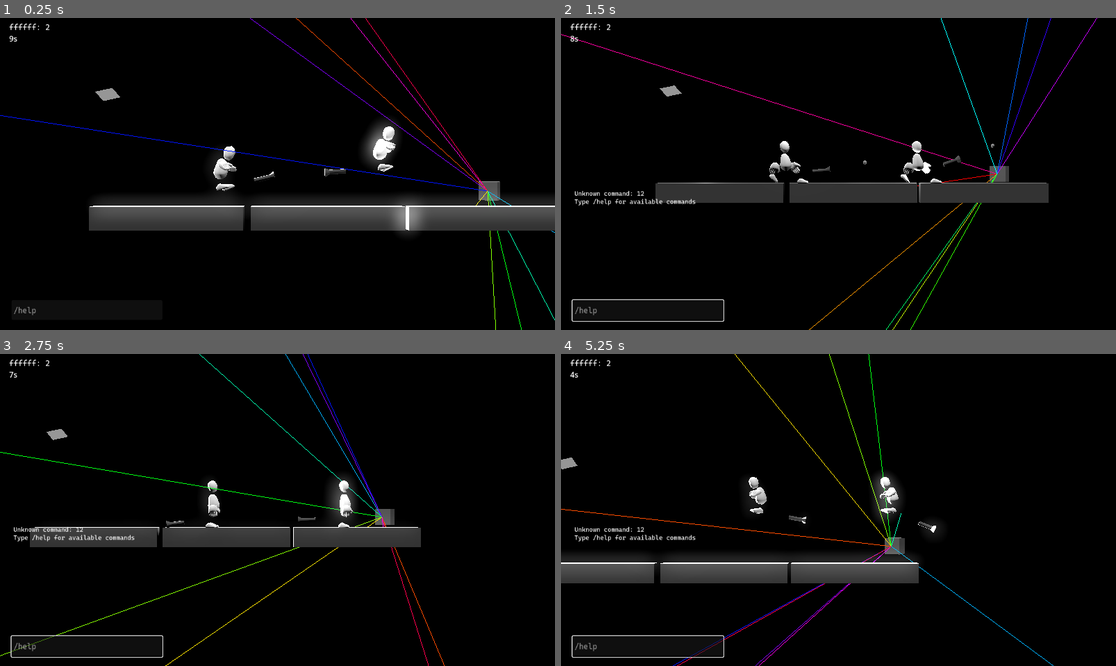
Above: before the commit, frames 1-4 (two rows, left to right).
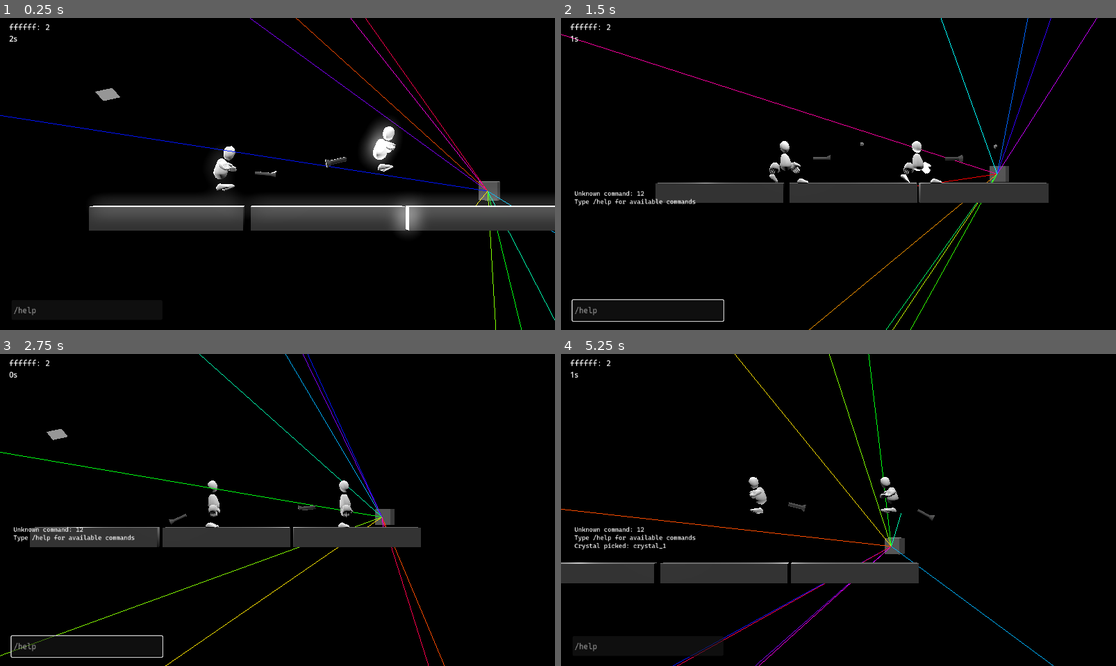
Above: after the commit, the same moments.

Repository: theowiik/project-epic-footsies-2
Game: Godot game, scene res://scenes/main.tscn
Same seed, same stepped clock (60 frames per second), same inputs: the game is played once before the commit and once after it. The engine's default icon, where the game draws it, is replaced by a stand-in: a white triangle on a blue panel in a dark square.
Inputs (mouse positions are in pixels of both pictures, inside the frame that each line leads up to):
- Up to frame 1 (0.25 s): no input
- Up to frame 2 (1.5 s): click (649, 311) at 0.52 s; type "12" at 0.6 s; tap Enter at 1.25 s; move the mouse to (960, 158) at 1.27 s; hold D from 1.28 s (still down); tap J at 1.35 s; click (960, 158) at 1.42 s
- Up to frame 3 (2.75 s): tap Space at 1.52, 2.27 s; move the mouse to (166, 525) at 2.02 s; release D at 2.03 s; hold S from 2.03 s (still down); tap J at 2.1 s
- Up to frame 4 (5.25 s): move the mouse to (894, 441) at 2.77 s; release S at 2.78 s; hold D 2.78-3.5 s; tap J at 2.85, 4.35, 5.1 s; click (838, 360) at 3.5 s, where only the run after the commit has a clickable "hello"; move the mouse to (810, 572) at 4.27 s; hold W 4.28-5.03 s; click (810, 572) at 4.42 s; tap Space at 4.52 s; move the mouse to (1005, 556) at 5.02 s; hold A from 5.03 s (still down)

The runs differ from the first frame. In frame 1, 0.2% of the frame differs, in the area x 1-63%, y 5-53%; in frame 2, 0.2%; in frame 3, 1.0%; in frame 4, 4.1%, in the area x 0-68%, y 5-98%.

Commit message:
Add round crystal picker (#33)
* Add crystal picker

* Fix linting

* Start strobe on

* Aim based on aim pivot

Diff:
--- a/game/objects/player.tscn
+++ b/game/objects/player.tscn
@@ -1088,7 +1088,7 @@
 transform = Transform3D(-0.084994696, -0.022861838, 0.9961194, -0.0019436419, 0.9997386, 0.022779074, -0.9963794, 1.0477378e-09, -0.08501695, -0.015648961, -0.7733366, 0.08545542)
 
 [node name="LeftFoot" parent="Body" instance=ExtResource("7_i825w")]
-transform = Transform3D(-0.04335614, 0.36305597, 0.9307578, 0.0168934, 0.9317669, -0.36266273, -0.9989162, 7.450578e-09, -0.0465311, -0.48053372, -0.72694933, 0)
+transform = Transform3D(-0.043356135, 0.36305597, 0.9307578, 0.016893398, 0.9317669, -0.36266273, -0.99891615, 7.450578e-09, -0.0465311, -0.48053372, -0.72694933, 0)
 
 [node name="RightFoot" parent="Body" instance=ExtResource("8_3rfka")]
 transform = Transform3D(0.38144565, -0.46780634, 0.79728025, 0.20189689, 0.8838307, 0.42199564, -0.9020741, 1.4901158e-08, 0.43158168, 0.5934705, -0.58153754, 0.06384897)
@@ -1100,6 +1100,7 @@
 autoplay = "walk"
 
 [node name="AimPivot" type="Marker3D" parent="."]
+transform = Transform3D(1, 0, 0, 0, 1, 0, 0, 0, 1, 0, 0.7618495, 0)
 
 [node name="ShootPosition" type="Marker3D" parent="AimPivot"]
 transform = Transform3D(1, 0, 0, 0, 1, 0, 0, 0, 1, 2.524, 0, 0)
--- /dev/null
+++ b/game/scenes/crystal_picker/crystal_button.tscn
@@ -0,0 +1,6 @@
+[gd_scene format=3 uid="uid://c43ctoschg12q"]
+
+[node name="CrystalButton" type="Button"]
+offset_right = 219.0
+offset_bottom = 55.0
+text = "hello"
--- /dev/null
+++ b/game/scenes/crystal_picker/crystal_picker.tscn
@@ -0,0 +1,24 @@
+[gd_scene load_steps=3 format=3 uid="uid://b4d1mff5ya0g4"]
+
+[ext_resource type="Script" uid="uid://b8hhrmdvyycj4" path="res://scripts/crystal_picker/crystal_picker.gd" id="1_mswqd"]
+[ext_resource type="PackedScene" uid="uid://c43ctoschg12q" path="res://scenes/crystal_picker/crystal_button.tscn" id="2_rpxrj"]
+
+[node name="CrystalPicker" type="Control"]
+layout_mode = 3
+anchors_preset = 15
+anchor_right = 1.0
+anchor_bottom = 1.0
+grow_horizontal = 2
+grow_vertical = 2
+script = ExtResource("1_mswqd")
+
+[node name="Buttons" type="VBoxContainer" parent="."]
+layout_mode = 1
+anchors_preset = 15
+anchor_right = 1.0
+anchor_bottom = 1.0
+grow_horizontal = 2
+grow_vertical = 2
+
+[node name="CrystalButton" parent="Buttons" instance=ExtResource("2_rpxrj")]
+layout_mode = 2
--- /dev/null
+++ b/game/scripts/crystal_picker/crystal_picker.gd
@@ -0,0 +1,14 @@
+class_name CrystalPicker
+extends Control
+
+signal crystal_picked(crystal_name: String)
+
+
+func _ready() -> void:
+	var button = $Buttons/CrystalButton
+
+	button.pressed.connect(_on_crystal_button_pressed)
+
+
+func _on_crystal_button_pressed() -> void:
+	crystal_picked.emit("crystal_1")
--- a/game/scripts/hud.gd
+++ b/game/scripts/hud.gd
@@ -1,3 +1,4 @@
+class_name HUD
 extends Control
 
 var console: Console
@@ -44,3 +45,7 @@
 
 func update_time(time_remaining: float) -> void:
 	time_label.text = str(int(time_remaining)) + "s"
+
+
+func add_log(text: String) -> void:
+	console_output.text += text + "\n"
--- a/game/scripts/input/keyboard_mouse_input.gd
+++ b/game/scripts/input/keyboard_mouse_input.gd
@@ -60,7 +60,7 @@
 	if camera == null or player_node == null:
 		return Vector2.ZERO
 
-	var player_screen_pos = camera.unproject_position(player_node.global_position)
+	var player_screen_pos = camera.unproject_position(player_node.aim_pivot.global_position)
 	var mouse_pos = player_node.get_viewport().get_mouse_position()
 	var direction = (mouse_pos - player_screen_pos).normalized()
 
--- a/game/scripts/lasers/strobe_machine.gd
+++ b/game/scripts/lasers/strobe_machine.gd
@@ -1,7 +1,7 @@
 class_name StrobeMachine
 extends Node3D
 
-var on: bool = false
+var on: bool = true
 var strobe_speed: float = 10.0
 
 @onready var light: SpotLight3D = $SpotLight3D
@@ -19,3 +19,4 @@
 	if event is InputEventKey:
 		if event.pressed and event.keycode == KEY_J:
 			on = !on
+			visible = on
--- a/game/scripts/main.gd
+++ b/game/scripts/main.gd
@@ -1,7 +1,10 @@
 class_name Main
 extends Node3D
 
-@onready var hud: Control = $HUD
+var crystal_picker_scene: PackedScene = load("res://scenes/crystal_picker/crystal_picker.tscn")
+var crystal_picker_node: CrystalPicker = null
+
+@onready var hud: HUD = $HUD
 @onready var round_manager: RoundManager = $RoundManager
 
 
@@ -13,3 +16,16 @@
 
 func on_round_finished(winner: Color) -> void:
 	print("Round finished! Winner: ", winner)
+
+	var crystal_picker = crystal_picker_scene.instantiate()
+	crystal_picker_node = crystal_picker
+	crystal_picker.crystal_picked.connect(on_crystal_picked)
+	add_child(crystal_picker)
+
+
+func on_crystal_picked(crystal_name: String) -> void:
+	print("Crystal picked: ", crystal_name)
+	hud.add_log("Crystal picked: " + crystal_name)
+	round_manager.start()
+	crystal_picker_node.queue_free()
+	crystal_picker_node = null
--- a/game/scripts/utils/constants.gd
+++ b/game/scripts/utils/constants.gd
@@ -1,7 +1,7 @@
 class_name Constants
 extends Node
 
-const ROUND_DURATION: float = 10.0
+const ROUND_DURATION: float = 3.0
 
 const BULLETS_GROUP: String = "bullets"
 const PLAYERS_GROUP: String = "players"
Not shown: 1 places in game/objects/lasers/strobe_machine.tscn that only renumber resources
Not shown, added: game/scripts/crystal_picker/crystal_picker.gd.uid
